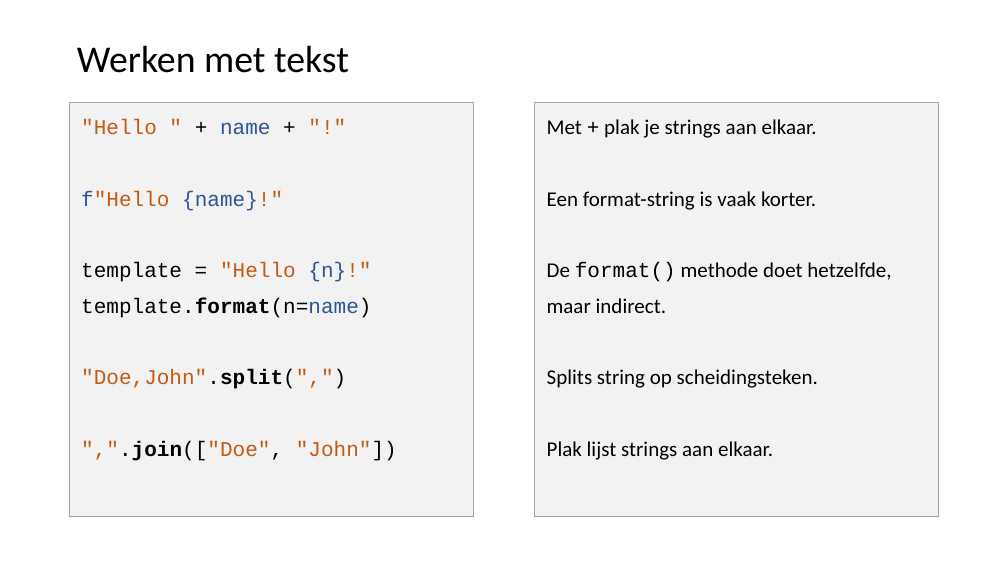
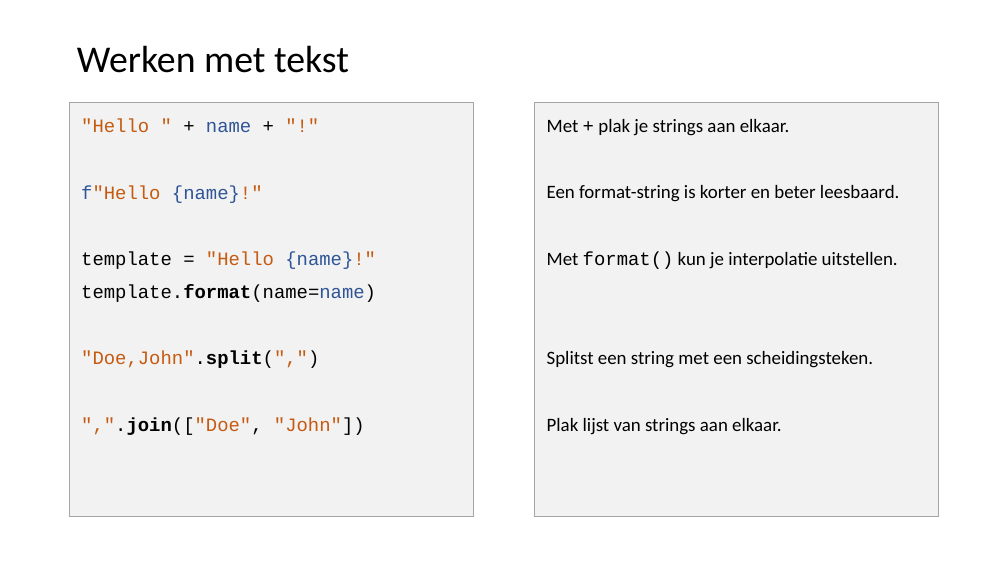
Before and after one commit to LFKoning/knowledge-sharing, a slide deck: slide 5 of python_course_4p/2_syntax_classes/2_syntax_classes.pptx. Drawn at 1008x567 pixels with LibreOffice and Linux fonts; fonts in the diff are those of the drawing. Boxes give left, top, right and bottom in pixels: in the first picture for what was removed or moved away, otherwise in the second. Text is boxed around its words. In the diff, an @@ line names an element or a change of style, - is before the commit and + after.

```diff
--- a/python_course_4p/2_syntax_classes/2_syntax_classes.pptx
+++ b/python_course_4p/2_syntax_classes/2_syntax_classes.pptx
@@ text at box(81, 119, 365, 435): size 20 to 18 pt in ""Hello " + name + "!"", "f"Hello {name}!"", ""Doe,John".split(",")", "",".join(["Doe", "John"])" @@
@@ text in rectangle at box(547, 119, 790, 136): size 20 to 18 pt in "Met + plak je strings aan elkaar." @@
@@ text in rectangle at box(547, 185, 900, 435): text changed; size 20 to 18 pt @@
-Een format-string is vaak korter.
-De format() methode doet hetzelfde,
-maar indirect.
-Splits string op scheidingsteken.
-Plak lijst strings aan elkaar.
+Een format-string is korter en beter leesbaard.
+Met format() kun je interpolatie uitstellen.
+Splitst een string met een scheidingsteken.
+Plak lijst van strings aan elkaar.
@@ text at box(81, 252, 376, 302): text changed; size 20 to 18 pt @@
-template = "Hello {n}!"
-template.format(n=name)
+template = "Hello {name}!"
+template.format(name=name)
```
Also in this commit, not shown: 39 other slides changed, 6 slides added, 3 slides removed, 20 other files.
